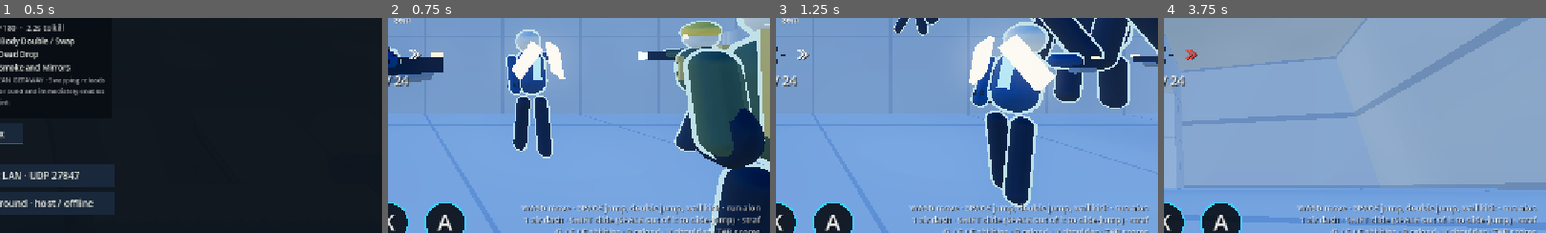
Above: before the commit, frames 1-4 (left to right).
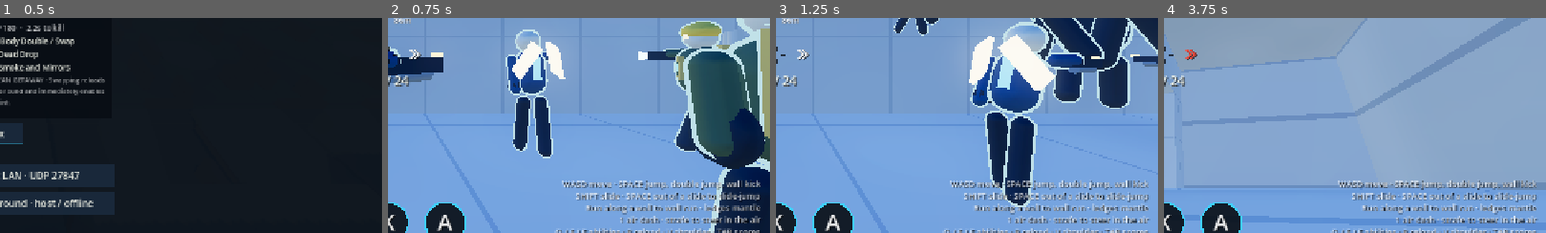
Above: after the commit, the same moments.

Repository: slimefromdq/hostile-takeover
Game: Godot game, scene res://scenes/main.tscn
Two runs of this game, one before a commit and one after it. Both use one fixed random seed, a clock stepped at 60 frames per second and the inputs below.
Inputs (mouse positions are % of the whole screen's width and height, from its top left):
- Up to frame 1 (0.5 s): no input
- Up to frame 2 (0.75 s): click "Play offline · 10v10 bots" at 0.5 s
- Up to frame 3 (1.25 s): no input
- Up to frame 4 (3.75 s): tap Enter at 1.25 s; move the mouse to (55, 50) at 1.27 s; hold Right mouse button (alt) 1.28-2.03 s; hold W (forward) from 1.28 s (still down); click (55, 50) at 1.42 s; tap Space (jump) at 1.52, 1.82, 2.27, 2.57 s; tap 1 (dash) at 1.55, 2.1 s; move the mouse to (45, 50) at 2.02 s; click (45, 50) at 2.17 s; tap Tab (scoreboard) at 2.3 s; move the mouse to (52, 48) at 2.77 s; hold Tab (scoreboard) 2.78-3.53 s; click (52, 48) at 2.92 s; tap V (shoulder) at 3.05, 3.6 s; move the mouse to (49, 52) at 3.52 s; click (49, 52) at 3.67 s
The pictures show only the part of the screen within x 50-100%, y 42-92%; the shares and areas given below are measured in that part.

Frame 1 is identical in both runs. In frame 2, 4.9% of the frame differs, in the area x 34-98%, y 75-97%; in frame 3, 5.0%; in frame 4, 4.9%.

Commit message:
Clean up HUD hints and movement docs
HUD help text is split into six short lines (draw_string does not clip, so the
longer lines would have overflowed the box) and the menu controls panel mentions
the new verbs. README gets a Movement verbs table instead of cramming every
rule into the Space/Shift rows; MAP.md movement reach and CLAUDE.md fighter
notes updated.

Co-Authored-By: Claude Sonnet 5.5 <noreply@anthropic.com>
Claude-Session: https://claude.ai/code/session_01XHBb9Vx4sMwNDTz59uEdut

Diff:
--- a/scripts/hud.gd
+++ b/scripts/hud.gd
@@ -406,9 +406,9 @@
 func _draw_help() -> void:
 	if not help_shown():
 		return
-	var lines := ["WASD move · SPACE jump, double jump, wall kick · run along a wall to wall run", "1 air dash · SHIFT slide (SPACE out of it to slide-jump) · strafe to steer in the air", "Q / E / …(110 unchanged characters)…
+	var lines := ["WASD move · SPACE jump, double jump, wall kick", "SHIFT slide · SPACE out of a slide to slide-jump", "Run along a wall to wall run · ledges mantle", "1 air dash · strafe to steer in the air", "Q / E / …(110 unchanged characters)…
 	for i in range(lines.size()):
-		text(Vector2(size.x - 420.0, size.y - 98.0 + i * 20.0), lines[i], 14, Color(1, 1, 1, 0.75), HORIZONTAL_ALIGNMENT_RIGHT, 404.0)
+		text(Vector2(size.x - 420.0, size.y - 138.0 + i * 20.0), lines[i], 14, Color(1, 1, 1, 0.75), HORIZONTAL_ALIGNMENT_RIGHT, 404.0)
 
 func _draw_winner() -> void:
 	var winner: int = game.match_state.winner
--- a/scripts/menu.gd
+++ b/scripts/menu.gd
@@ -130,7 +130,7 @@
 		sens_label.text = "Aim sensitivity: %.2f" % v)
 	sens_row.add_child(sens_slider)
 	options.add_child(sens_row)
-	controls_panel = _label("WASD move / aim with mouse · LMB primary · RMB alternate · SPACE jump, again in the air to double jump or at a wall to kick, hold at a ledge to mantle\n1 air dash (shares a charge with the double jump; sprint is automatic) · strafe to steer in the air · SHIFT slide · Q / E / F abilities · R reload · V sh …(177 unchanged characters)…
+	controls_panel = _label("WASD move / aim with mouse · LMB primary · RMB alternate · SPACE jump, again in the air to double jump or at a wall to kick, walk into a ledge to mantle (S or SHIFT drops from a hang)\n1 air dash (independent of the double jump; sprint is automatic) · strafe to steer in the air · SHIFT slide, SPACE out of it to slide-jump · run along a wall to wall run · Q / E / F abilities · R reload · V sh …(177 unchanged characters)…
 	controls_panel.visible = false
 	column.add_child(controls_panel)
 	toggle.pressed.connect(func():
Not shown, changed: CLAUDE.md
Not shown, changed: MAP.md
Not shown, changed: README.md
